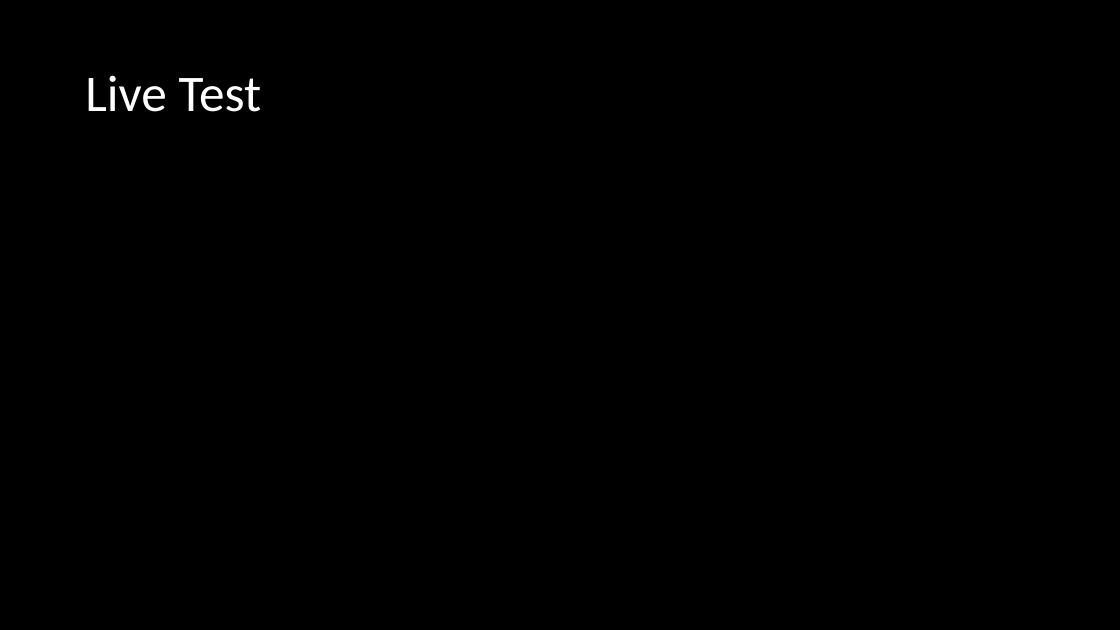
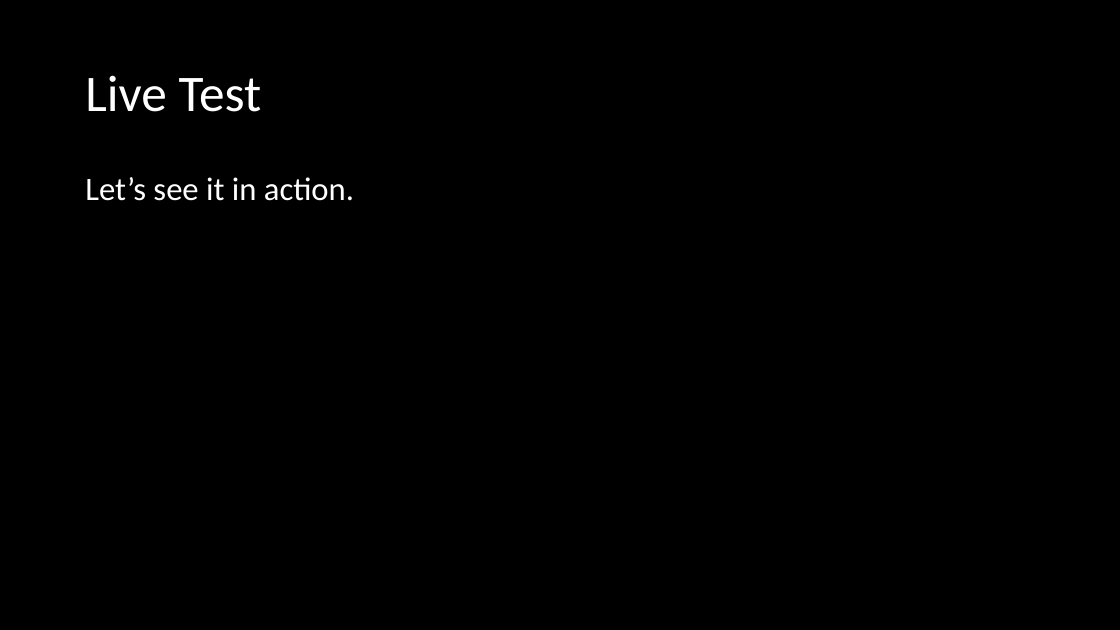
Before and after one commit to Skyward176/UnnamedFitnessApp, a slide deck: slide 20 of Documentation/Presentations/Final Presentation.pptx (slide 8 before the commit). Drawn at 1120x630 pixels with LibreOffice and Linux fonts; fonts in the diff are those of the drawing. Boxes give left, top, right and bottom in pixels: in the first picture for what was removed or moved away, otherwise in the second. Text is boxed around its words. In the diff, an @@ line names an element or a change of style, - is before the commit and + after.

```diff
--- a/Documentation/Presentations/Final Presentation.pptx
+++ b/Documentation/Presentations/Final Presentation.pptx
@@ text added at [85, 177, 354, 201], 28 pt, text #FFFFFF @@
+Let’s see it in action.
```
Also in this commit, not shown: 3 other slides changed, 16 slides added, 1 slide removed, 3 other files.
